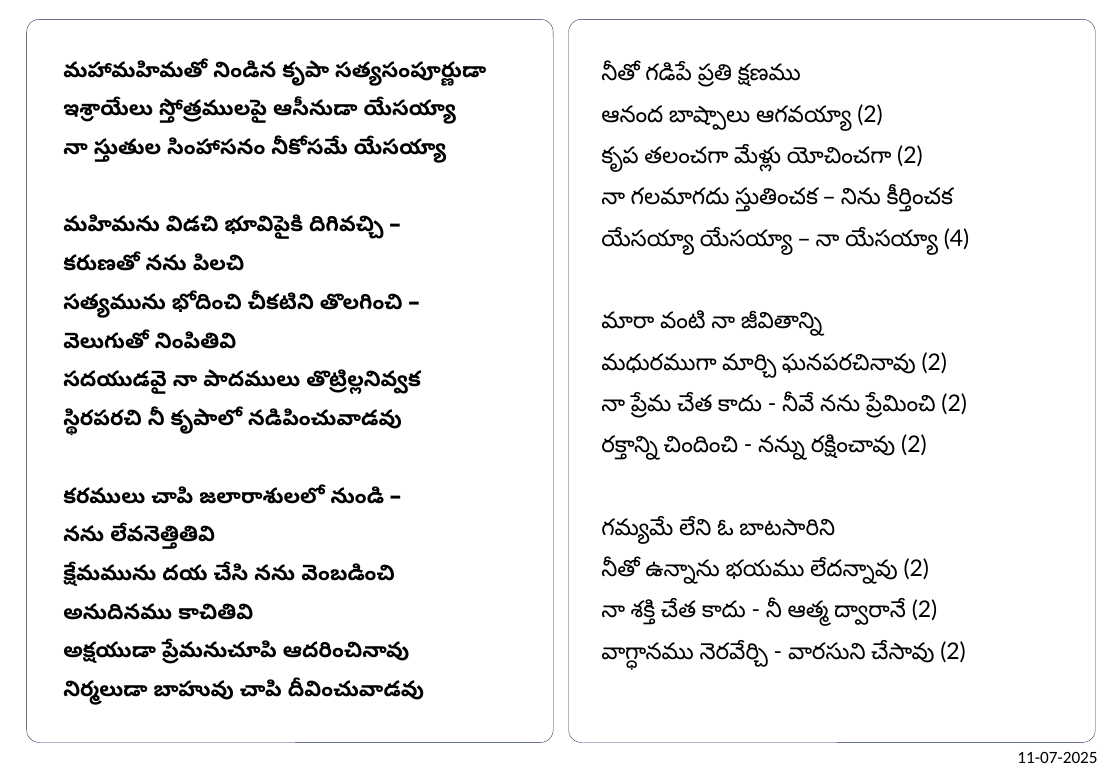
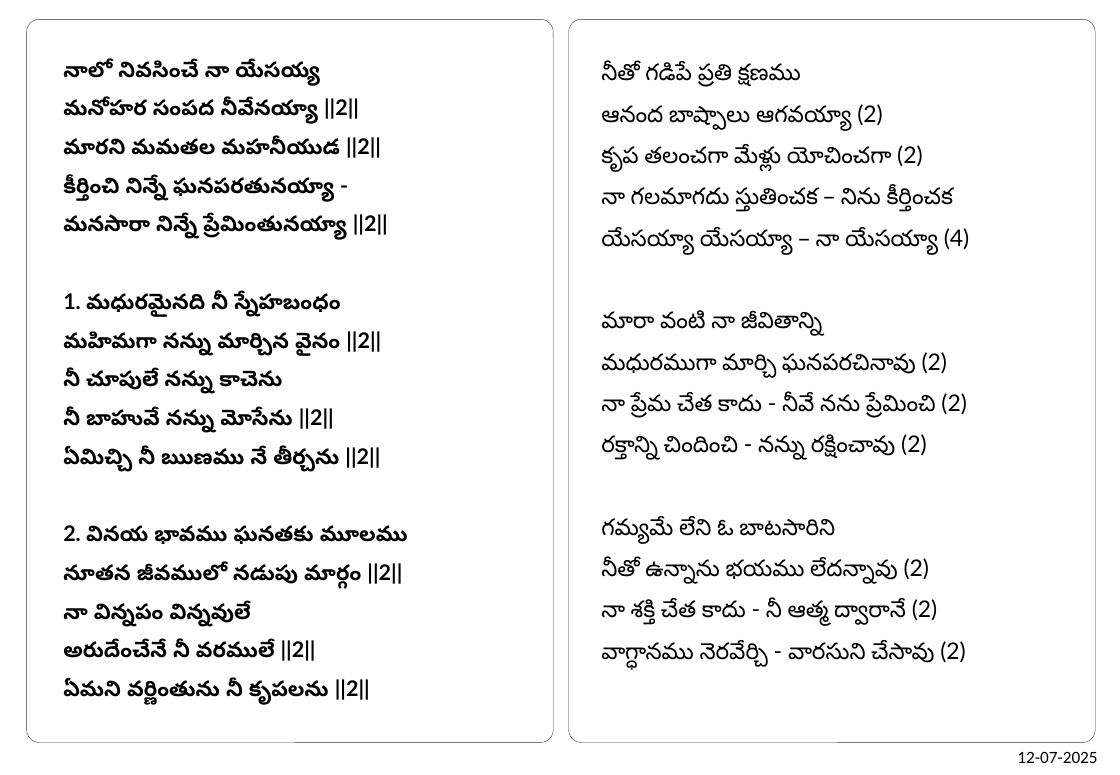
Before and after one commit to venu-webdev/songsDb, a slide deck: slide 1 of songsTemplate.pptx. Drawn at 1120x775 pixels with LibreOffice and Linux fonts; fonts in the diff are those of the drawing. Boxes give left, top, right and bottom in pixels: in the first picture for what was removed or moved away, otherwise in the second. Text is boxed around its words. In the diff, an @@ line names an element or a change of style, - is before the commit and + after.

```diff
--- a/songsTemplate.pptx
+++ b/songsTemplate.pptx
@@ text at <box>63,60,408,705</box>: text changed @@
-మహామహిమతో నిండిన కృపా సత్యసంపూర్ణుడా
-ఇశ్రాయేలు స్తోత్రములపై ఆసీనుడా యేసయ్యా
-నా స్తుతుల సింహాసనం నీకోసమే యేసయ్యా
-మహిమను విడచి భూవిపైకి దిగివచ్చి –
-కరుణతో నను పిలచి
-సత్యమును భోదించి చీకటిని తొలగించి –
-వెలుగుతో నింపితివి
-సదయుడవై నా పాదములు తొట్రిల్లనివ్వక
-స్థిరపరచి నీ కృపాలో నడిపించువాడవు
-కరములు చాపి జలారాశులలో నుండి –
-నను లేవనెత్తితివి
-క్షేమమును దయ చేసి నను వెంబడించి
-అనుదినము కాచితివి
-అక్షయుడా ప్రేమనుచూపి ఆదరించినావు
-నిర్మలుడా బాహువు చాపి దీవించువాడవు
+నాలో నివసించే నా యేసయ్య
+మనోహర సంపద నీవేనయ్యా ||2||
+మారని మమతల మహనీయుడ ||2||
+కీర్తించి నిన్నే ఘనపరతునయ్యా -
+మనసారా నిన్నే ప్రేమింతునయ్యా ||2||
+1. మధురమైనది నీ స్నేహబంధం
+మహిమగా నన్ను మార్చిన వైనం ||2||
+నీ చూపులే నన్ను కాచెను
+నీ బాహువే నన్ను మోసేను ||2||
+ఏమిచ్చి నీ ఋణము నే తీర్చను ||2||
+2. వినయ భావము ఘనతకు మూలము
+నూతన జీవములో నడుపు మార్గం ||2||
+నా విన్నపం విన్నవులే
+అరుదేంచేనే నీ వరములే ||2||
+ఏమని వర్ణింతును నీ కృపలను ||2||
@@ text at <box>1017,752,1097,763</box>: text changed @@
-11-07-2025
+12-07-2025
```
Also in this commit, not shown: 1 other slide changed, 3 other files.
